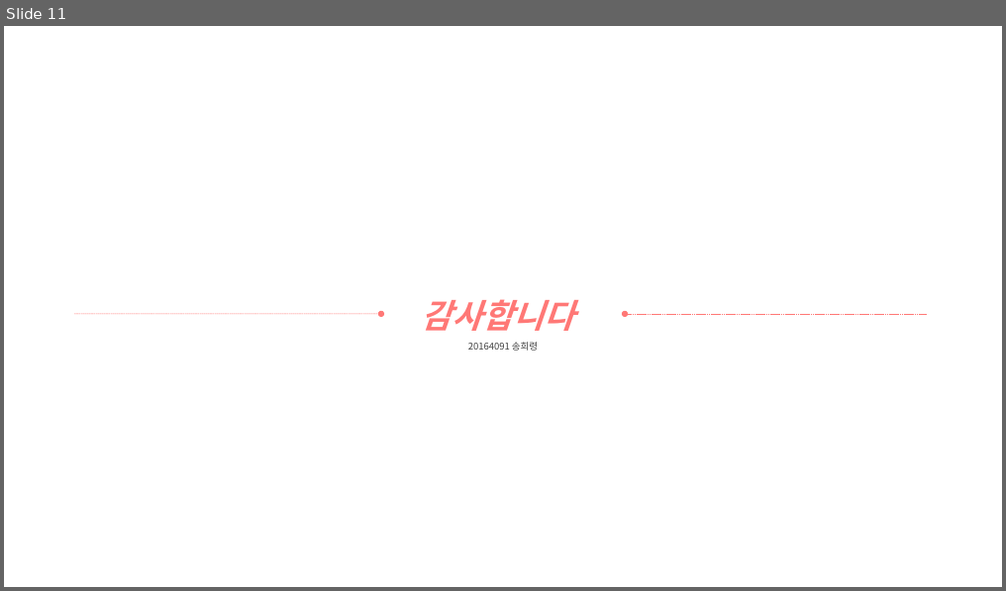
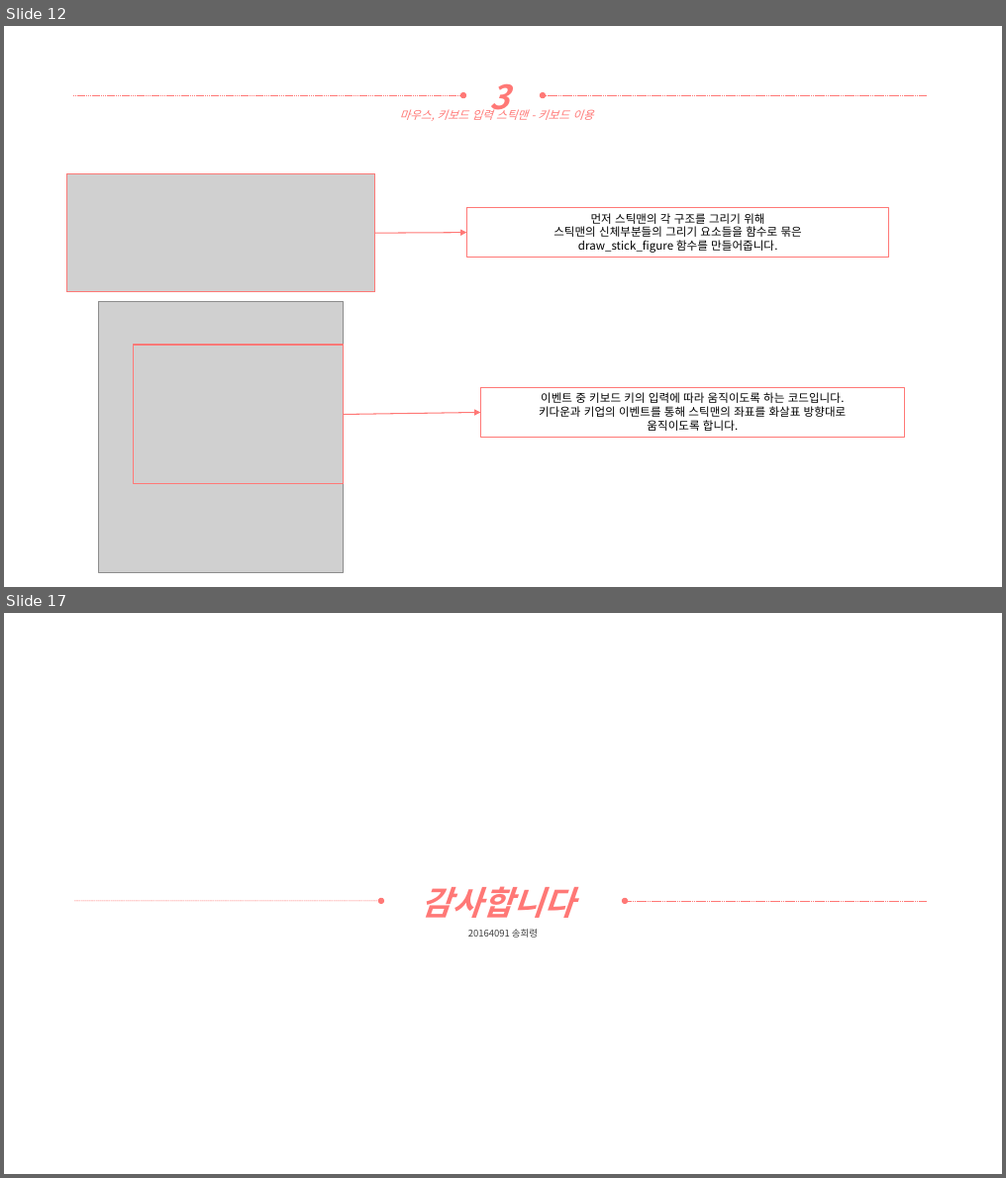
Before and after one commit to yooatom2200/Programing_Base_2, a slide deck: 12장/20164091-송희령-12장 과제.pptx. Shown one above the other, each under a label of ours: slide 11 before the commit, slides 12 and 17 after it; the slides between them are not shown. The pictures are 1006x591 and 1006x1178 pixels, drawn with LibreOffice and Linux fonts; fonts in the diff are those of the drawing; grey boxes stand for pictures. Boxes give left, top, right and bottom in pixels: in the first picture for what was removed or moved away, otherwise in the second. Text is boxed around its words. In the diff, an @@ line names an element or a change of style, - is before the commit and + after.

```diff
--- a/12장/20164091-송희령-12장 과제.pptx
+++ b/12장/20164091-송희령-12장 과제.pptx
@@ slide 12 added at (4, 26, 1002, 587), background #FFFFFF @@
@@ text added at (490, 84, 510, 119), 32 pt, text #FF7876, bold, italic @@
+3
@@ arrow added from (73, 95) to (463, 95), #FF7876 0.5 pt dashed @@
@@ text added at (400, 107, 593, 121), 11 pt, text #FF7876, italic @@
+마우스, 키보드 입력 스틱맨 - 키보드 이용
@@ arrow added from (927, 95) to (543, 95), #FF7876 0.5 pt dashed @@
@@ picture added at (67, 174, 375, 292) @@
@@ rectangle added at (67, 174, 375, 292), outline #FF7876 1 pt @@
@@ arrow added from (374, 233) to (466, 233), #FF7876 1 pt @@
@@ rectangle added at (466, 208, 889, 258), outline #FF7876 1 pt, 11 pt, text #000000 @@
+먼저 스틱맨의 각 구조를 그리기 위해
+스틱맨의 신체부분들의 그리기 요소들을 함수로 묶은
+draw_stick_figure 함수를 만들어줍니다.
@@ picture added at (98, 301, 344, 573) @@
@@ rectangle added at (134, 345, 344, 484), outline #FF7876 1 pt @@
@@ rectangle added at (481, 388, 905, 438), outline #FF7876 1 pt, 11 pt, text #000000 @@
+이벤트 중 키보드 키의 입력에 따라 움직이도록 하는 코드입니다.
+키다운과 키업의 이벤트를 통해 스틱맨의 좌표를 화살표 방향대로
+움직이도록 합니다.
@@ arrow added from (344, 414) to (481, 412), #FF7876 1 pt @@
@@ what was slide 11 is now slide 17 @@
```
Also in this commit, not shown: 1 slide changed, 5 other slides added, 1 other file.
